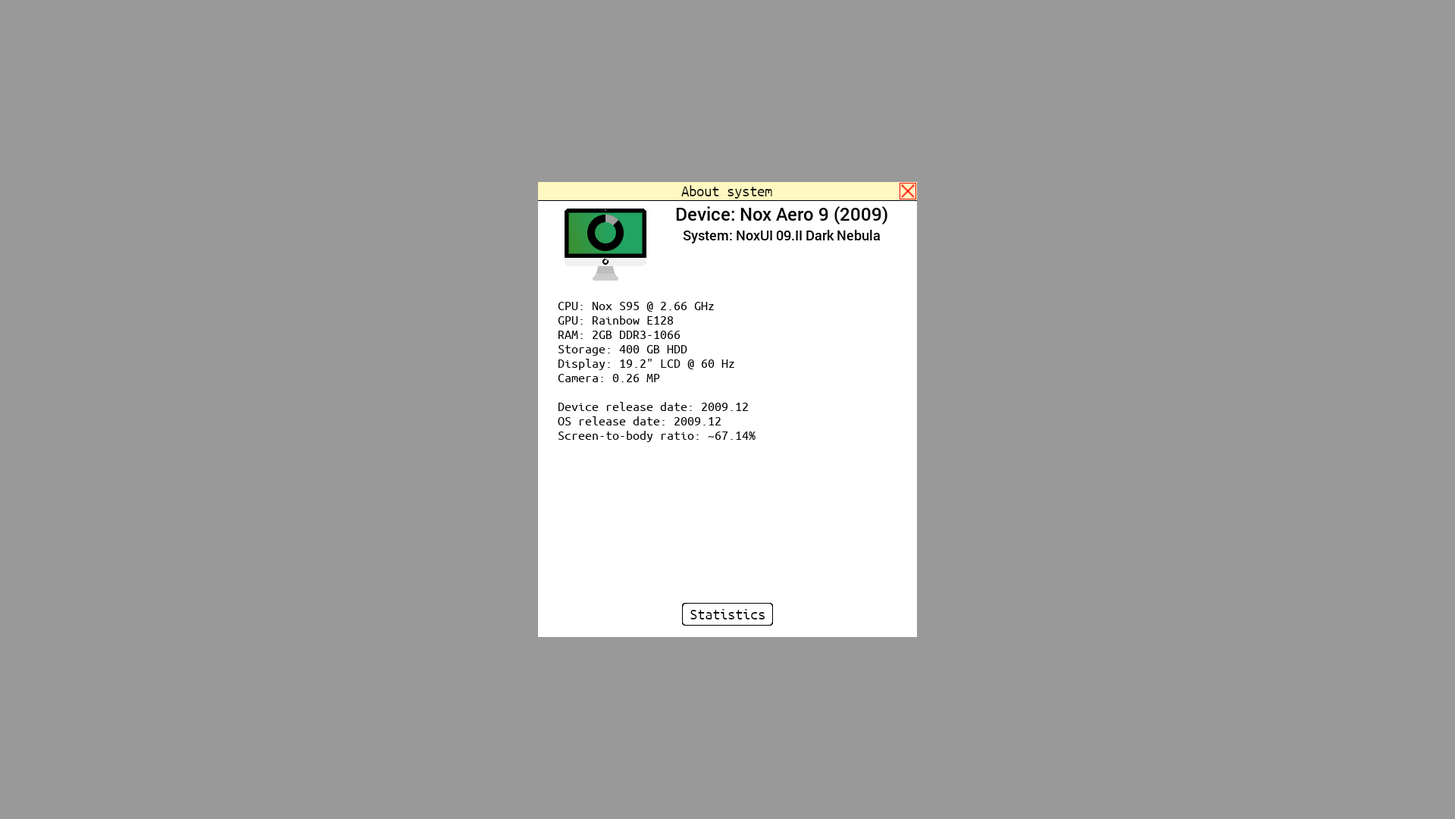
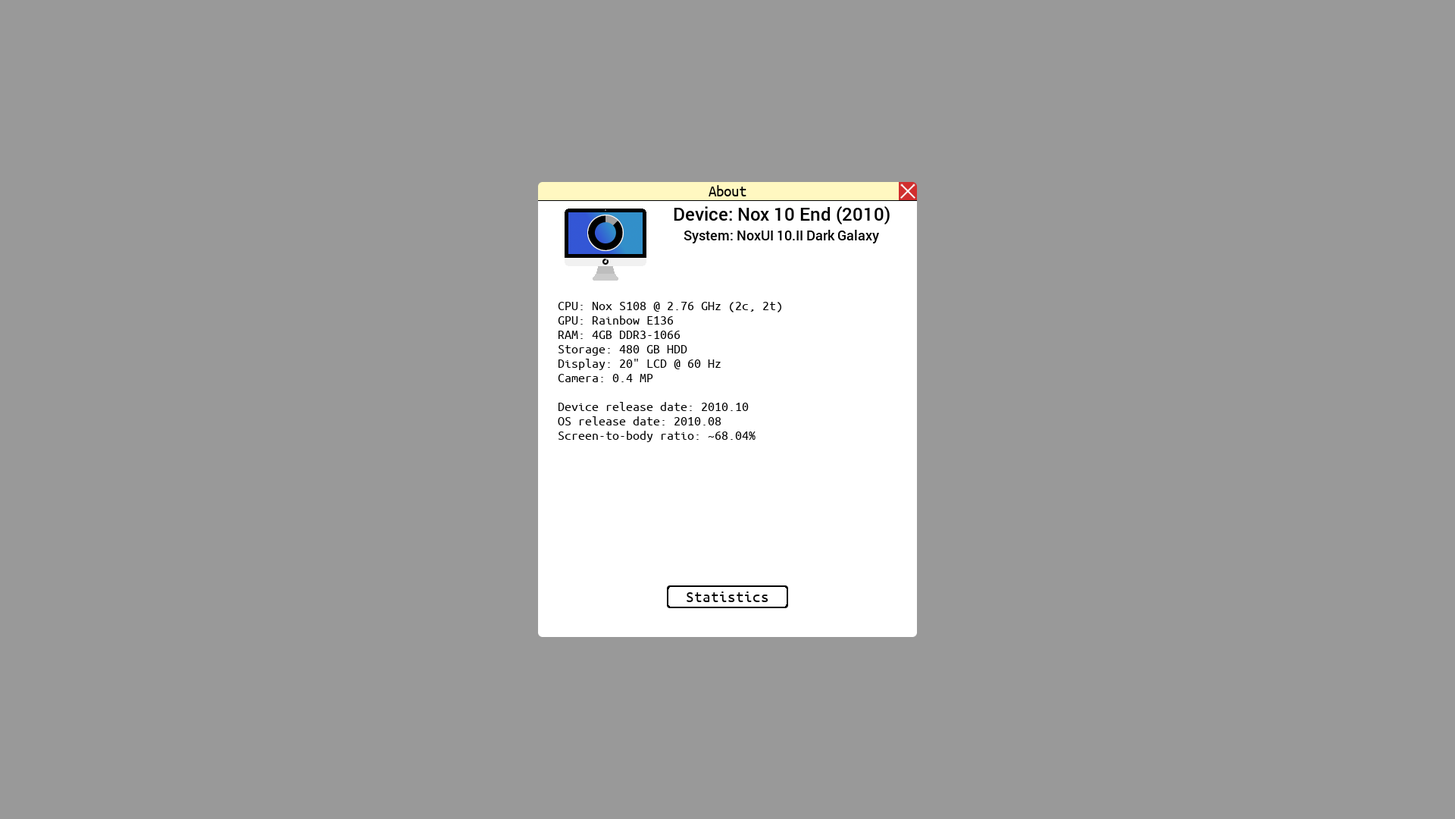
Layer changes from the first w=1455, h=819 image to the second:
painted on "circle logo" over [587, 214, 624, 251]
added layer "small circle" above "Nox computer" over [602, 258, 609, 265]
painted on "Nox computer" over [564, 208, 647, 267]
painted on "gradient" over [568, 212, 643, 254]
renamed "System: NoxUI 09.II Dark Nebul..." to "System: NoxUI 10.II Dark Galax...", painted on it over [682, 229, 881, 244]
renamed "Device: Nox Aero 9 (2009)" to "Device: Nox 10 End (2010)", painted on it over [673, 206, 890, 225]
renamed "CPU: Nox S95 @ 2.66 GHz ..." to "CPU: Nox S108 @ 2.76 GHz (2c, ...", painted on it over [591, 301, 782, 440]
added layer "About" above "statistics" over [708, 184, 747, 197]
added layer "statistics" above "x" over [667, 585, 789, 608]
added layer "x" above "window title" over [898, 181, 918, 201]
added layer "window title" above "about menu.png" over [538, 181, 918, 201]
painted on "about menu.png" over [538, 181, 918, 637]
added layer "darkening effect" over [538, 181, 918, 637]
